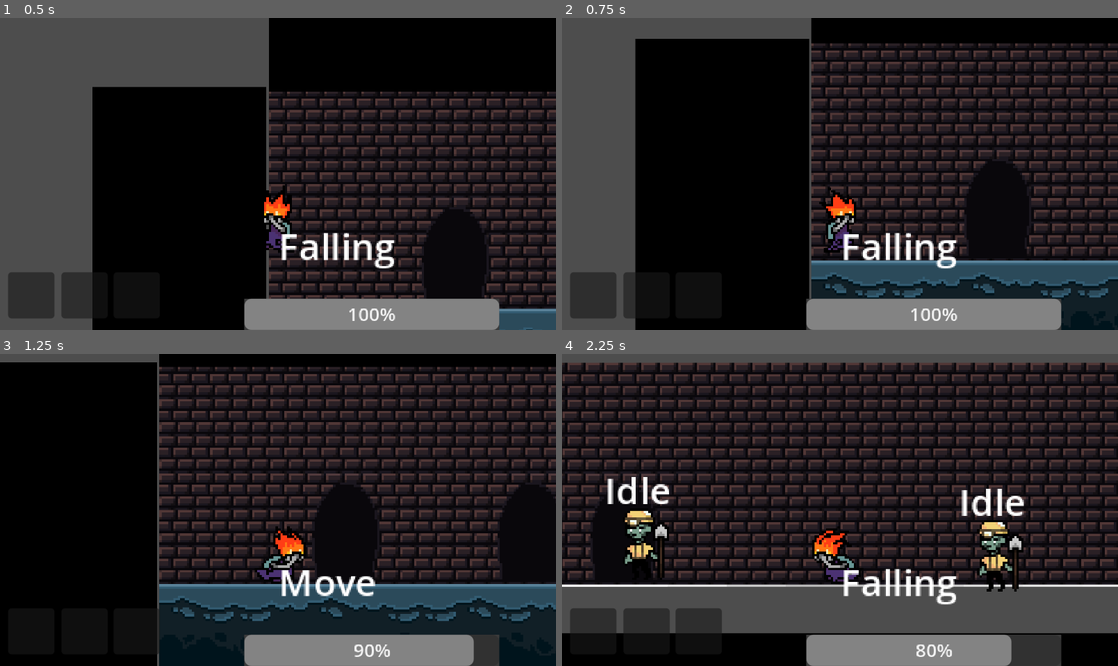
Above: before the commit, frames 1-4 (two rows, left to right).
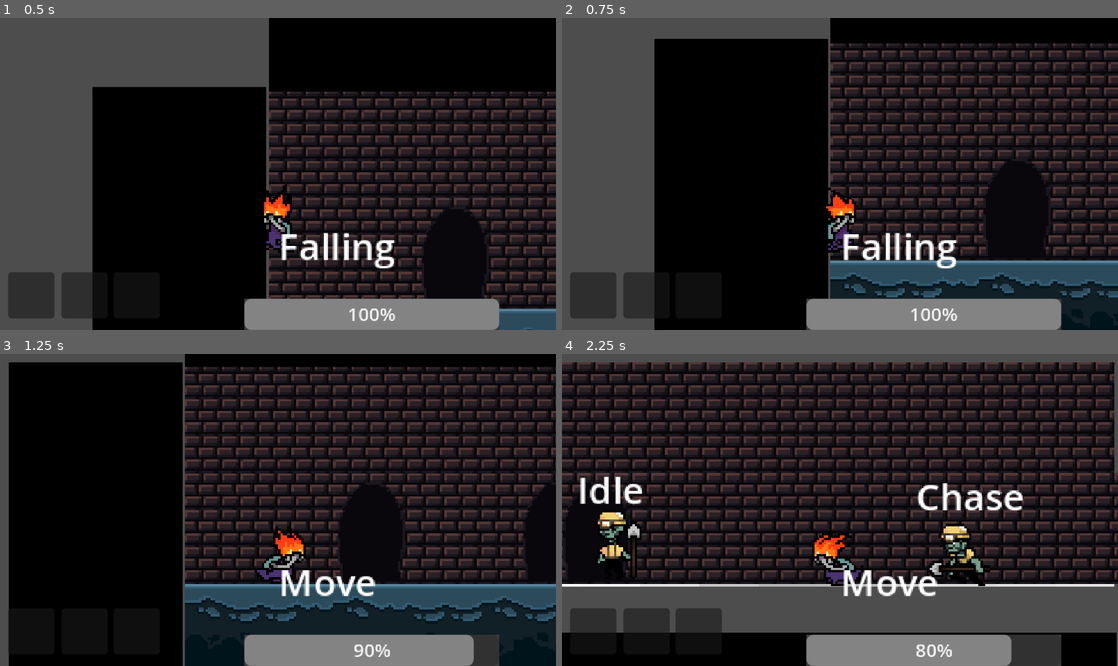
Above: after the commit, the same moments.

Repository: zerqora/Ray-Dungeon-Crawler
Game: Godot game, scene res://world/dungeon.tscn
Same seed, same stepped clock (60 frames per second), same inputs: the game is played once before the commit and once after it.
Inputs (mouse positions are in pixels of both pictures, inside the frame that each line leads up to):
- Up to frame 1 (0.5 s): no input
- Up to frame 2 (0.75 s): move the mouse to (962, 158) at 0.52 s; hold D (RIGHT) from 0.53 s (still down); click (962, 158) at 0.6 s
- Up to frame 3 (1.25 s): keep holding D (RIGHT)
- Up to frame 4 (2.25 s): move the mouse to (728, 525) at 1.27 s; tap Space (DASH) at 1.35 s; tap E (INTERACT) at 2, 2.1 s; move the mouse to (895, 441) at 2.02 s; release D (RIGHT) at 2.03 s; hold A (LEFT) from 2.03 s (still down)

Frame 1 is identical in both runs. In frame 2, 9.6% of the frame differs, in the area x 13-100%, y 0-100%; in frame 3, 20%; in frame 4, 28%, in the area x 0-100%, y 2-100%.

Commit message:
made the dash feel better

Diff:
--- a/player/charge_dash.gd
+++ b/player/charge_dash.gd
@@ -17,6 +17,7 @@
 	owner.velocity = Vector2(0,0)
 	owner.velocity.x = direction * speed * delta
 	_handle_input()
+	change_direction(1 if find_direction_to_mouse(owner.get_global_mouse_position()).x > 0 else -1)
 	if !owner.is_on_floor():
 		# Player is still in the air, cannot charge a dash
 		finished.emit(neighboring_nodes[0], this_data)
@@ -27,6 +28,7 @@
 	owner.move_and_slide()
 
 func _handle_input() -> void:
+
 	if Input.is_action_just_pressed("ATTACK"):
 		mouse_located = true
 		mouse_position = owner.get_global_mouse_position()
@@ -36,4 +38,6 @@
 
 # Should make Ray move to wherever the mouse is, including the angle.
 func find_direction_to_mouse(mouse_position : Vector2) -> Vector2:
-	return owner.global_position.direction_to(mouse_position).normalized()
+	var mouse_direction : Vector2 = owner.global_position.direction_to(mouse_position).normalized()
+	change_direction(1 if mouse_direction.x > 0 else -1)
+	return mouse_direction
--- a/player/falling_state.gd
+++ b/player/falling_state.gd
@@ -12,5 +12,5 @@
 	if Input.is_action_pressed("RIGHT"):
 		change_direction(1)
 	owner.velocity.y = 5000 * delta
-	owner.velocity.x = this_data["stats"].speed / 2 * delta * direction
+	#owner.velocity.x = direction * (this_data["stats"].speed / 2) * delta
 	owner.move_and_slide()
